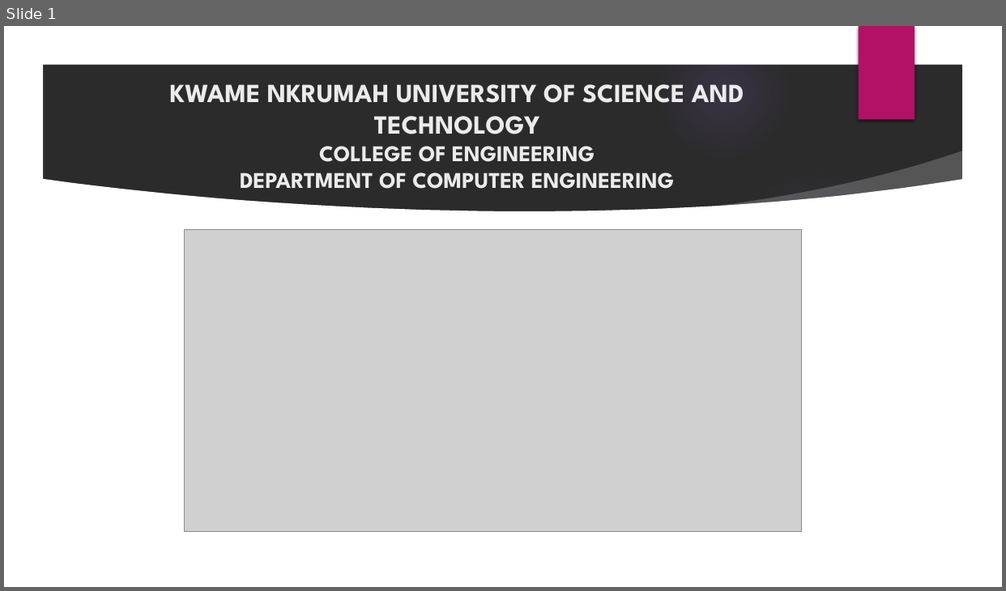
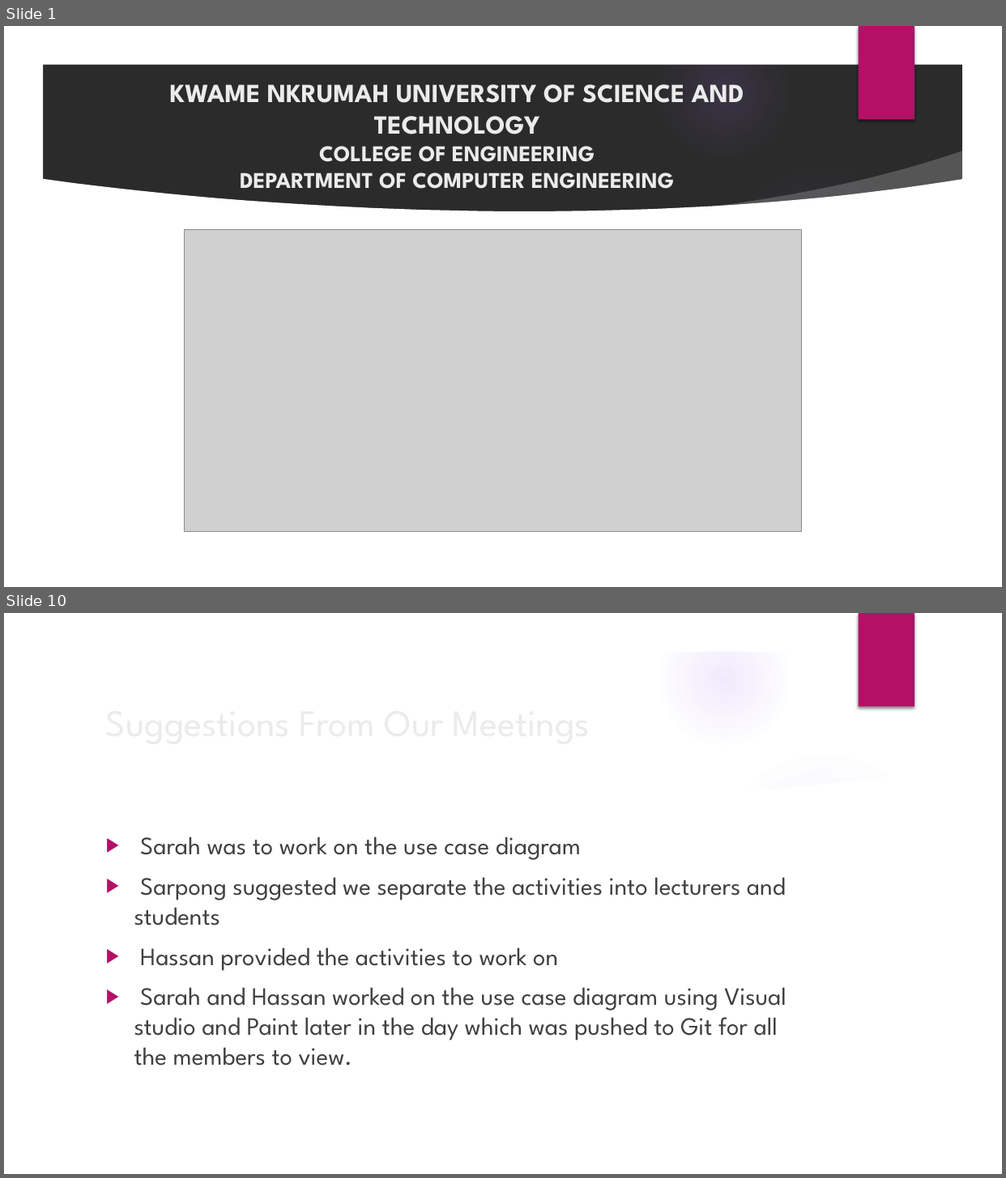
Before and after one commit to ks-manu/Mannschaft_KNUST, a slide deck: Documents/MannschaftPresentation.pptx. Shown one above the other, each under a label of ours: slide 1 before the commit, slides 1 and 10 after it; the slides between them are not shown. The pictures are 1006x591 and 1006x1178 pixels, drawn with LibreOffice and Linux fonts; fonts in the diff are those of the drawing; grey boxes stand for pictures; background and template pictures are left out; a plain dark background stands for a picture behind light text. Boxes give left, top, right and bottom in pixels: in the first picture for what was removed or moved away, otherwise in the second. Text is boxed around its words. In the diff, an @@ line names an element or a change of style, - is before the commit and + after.

```diff
--- a/Documents/MannschaftPresentation.pptx
+++ b/Documents/MannschaftPresentation.pptx
@@ slide 10 added at bbox=[4, 613, 1002, 1174], background picture (left out); not listed: 9 template elements that a slide beside it also shows @@
@@ title added at bbox=[98, 692, 816, 750], 36 pt, text #EBEBEB @@
+Suggestions From Our Meetings
@@ text added at bbox=[134, 837, 786, 1066], 24 pt, text #404040 @@
+▶ Sarah was to work on the use case diagram
+▶ Sarpong suggested we separate the activities into lecturers and students
+▶ Hassan provided the activities to work on
+▶ Sarah and Hassan worked on the use case diagram using Visual studio and Paint later in the day which was pushed to Git for all the members to view.
```
Also in this commit, not shown: 8 slides changed, 9 other slides added, 3 other files.
